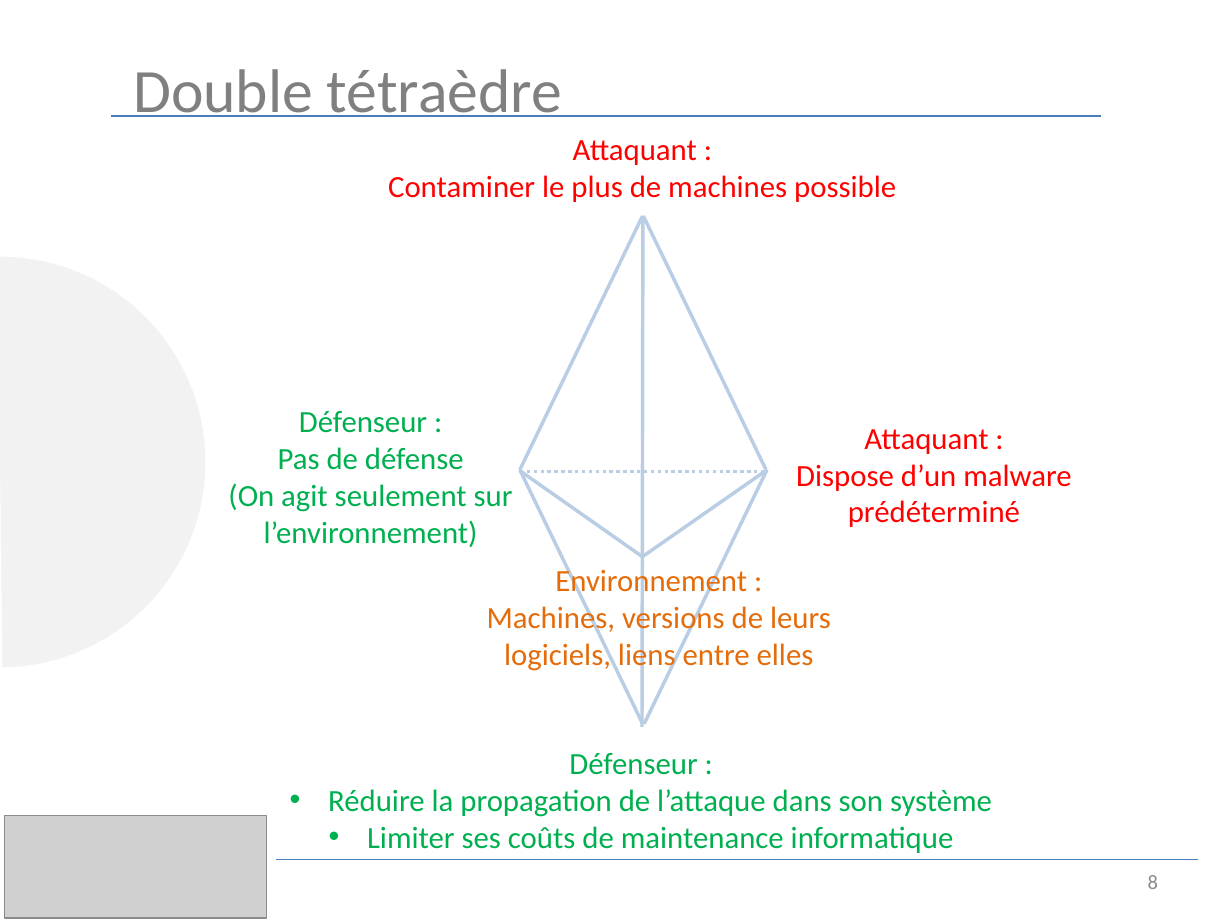
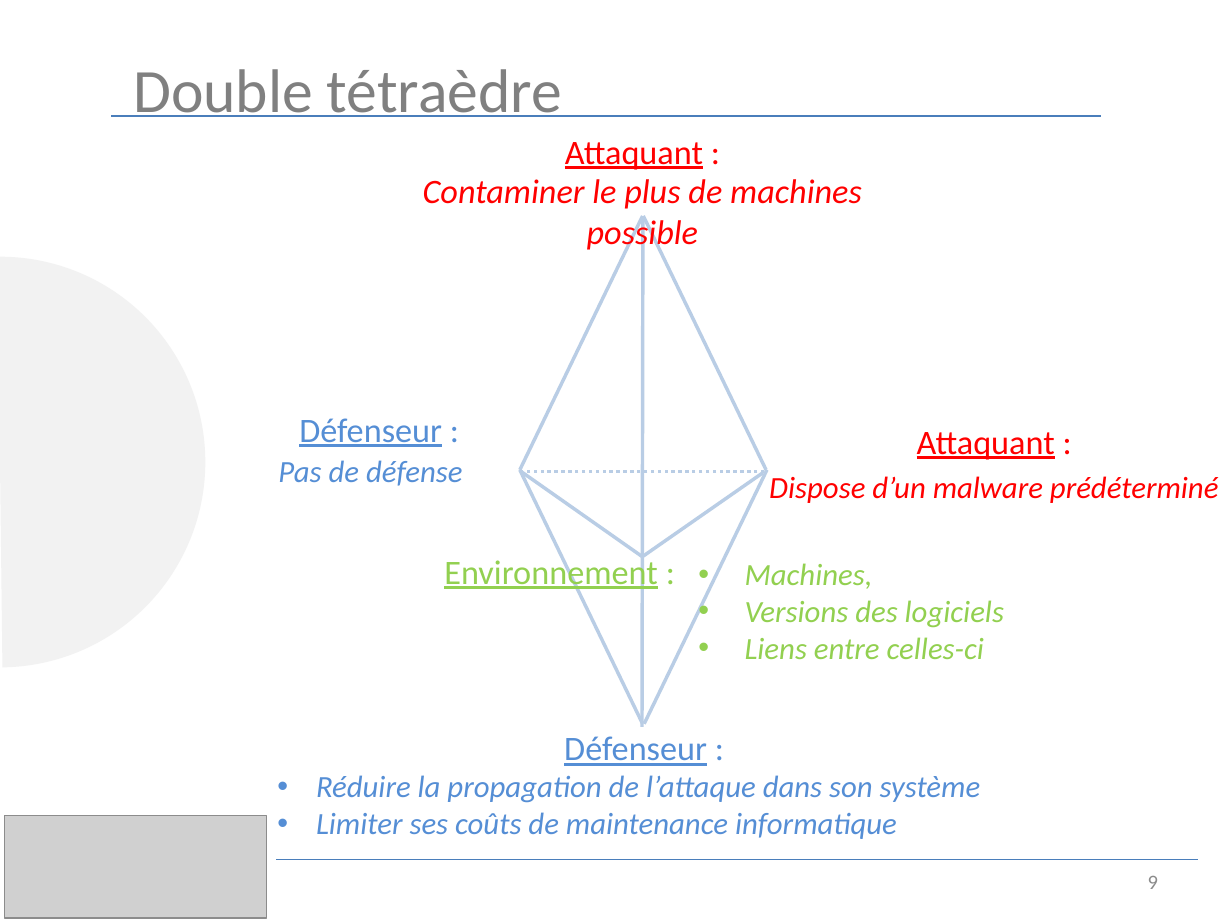
Before and after one commit to luinaudt/inf6422, a slide deck: slide 9 of lab3/presentation.pptx (slide 8 before the commit). Drawn at 1232x924 pixels with LibreOffice and Linux fonts; fonts in the diff are those of the drawing; grey boxes stand for pictures. Boxes give left, top, right and bottom in pixels: in the first picture for what was removed or moved away, otherwise in the second. Text is boxed around its words. In the diff, an @@ line names an element or a change of style, - is before the commit and + after.

```diff
--- a/lab3/presentation.pptx
+++ b/lab3/presentation.pptx
@@ text added at (x1=565, y1=142, x2=703, y2=170), 20 pt, text #FF0000, underline @@
+Attaquant :
@@ text at (x1=573, y1=140, x2=697, y2=165): paragraph removed @@
-Attaquant :
@@ text "Contaminer le plus de machines ..." moved from (x1=388, y1=140, x2=896, y2=202) to (x1=423, y1=179, x2=862, y2=253) @@
@@ text "Contaminer le plus de machines ..." at (x1=423, y1=179, x2=862, y2=253): size 18 to 20 pt, italic on @@
@@ text "Défenseur :" moved from (x1=228, y1=411, x2=513, y2=547) to (x1=299, y1=418, x2=442, y2=447) @@
@@ text "Défenseur :" at (x1=299, y1=418, x2=442, y2=447): size 18 to 20 pt, text colour #00B050 to #558ED5, underline on @@
@@ text at (x1=228, y1=447, x2=513, y2=547): paragraphs removed @@
-Pas de défense
-(On agit seulement sur l’environnement)
@@ text at (x1=864, y1=429, x2=988, y2=454): paragraph removed @@
-Attaquant :
@@ text added at (x1=917, y1=432, x2=1055, y2=460), 20 pt, text #FF0000, underline @@
+Attaquant :
@@ text added at (x1=278, y1=460, x2=463, y2=486), 18 pt, text #558ED5, italic @@
+Pas de défense
@@ text "Dispose d’un malware prédéterminé" moved from (x1=796, y1=429, x2=1071, y2=527) to (x1=769, y1=476, x2=1219, y2=503) @@
@@ text "Dispose d’un malware prédéterminé" at (x1=769, y1=476, x2=1219, y2=503): italic on @@
@@ text "Environnement :" moved from (x1=487, y1=565, x2=831, y2=673) to (x1=444, y1=556, x2=658, y2=593) @@
@@ text "Environnement :" at (x1=444, y1=556, x2=658, y2=593): size 18 to 20 pt, text colour #E46C0A to #92D050, underline on @@
@@ text added at (x1=745, y1=563, x2=1004, y2=659), 18 pt, text #92D050, italic @@
+• Machines,
+• Versions des logiciels
+• Liens entre celles-ci
@@ text at (x1=487, y1=602, x2=831, y2=673): paragraph removed @@
-Machines, versions de leurs logiciels, liens entre elles
@@ text added at (x1=564, y1=736, x2=707, y2=766), 20 pt, text #558ED5, underline @@
+Défenseur :
@@ text "Réduire la propagation de l’attaque ..." moved from (x1=328, y1=753, x2=992, y2=853) to (x1=316, y1=775, x2=981, y2=839) @@
@@ text "Réduire la propagation de l’attaque ..." at (x1=316, y1=775, x2=981, y2=839): text colour #00B050 to #558ED5, italic on; alignment centre to left @@
@@ text at (x1=569, y1=753, x2=697, y2=775): paragraph removed @@
-Défenseur :
@@ page number at (x1=1148, y1=876, x2=1158, y2=889): text changed @@
-8
+9
```
Also in this commit, not shown: 18 other slides changed, 2 slides added, 1 slide removed.
